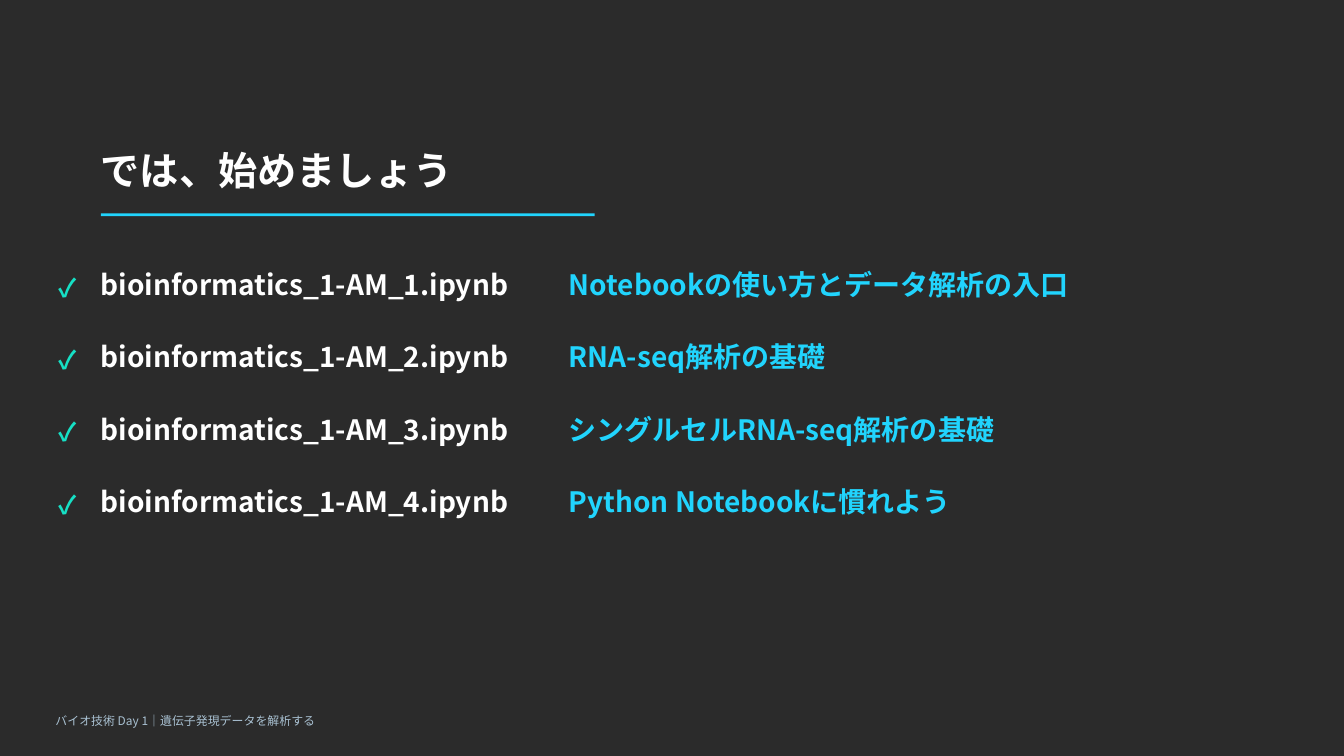
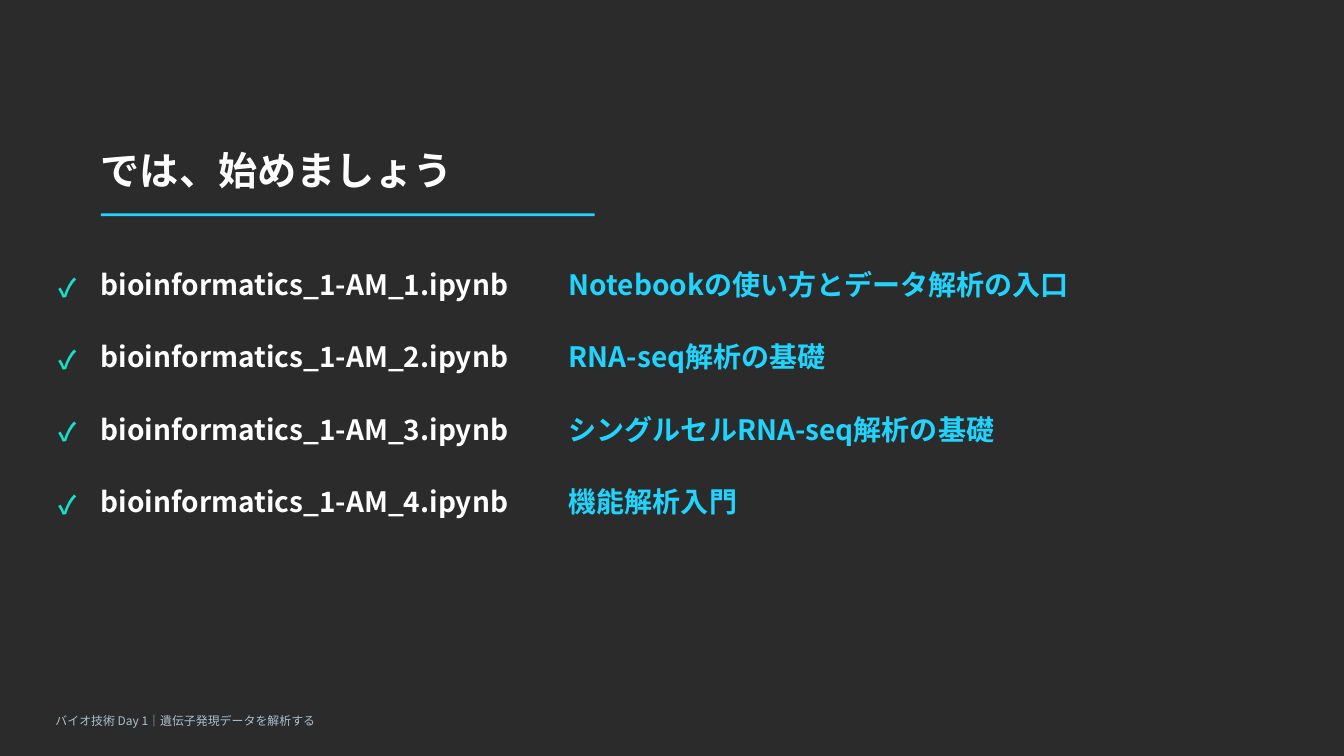
Before and after one commit to iwata97/bioinfo_2026, a slide deck: slide 14 of bioinformatics_day1_AM.pptx. Drawn at 1344x756 pixels with LibreOffice and Linux fonts; fonts in the diff are those of the drawing; background and template pictures are left out; a plain dark background stands for a picture behind light text. Boxes give left, top, right and bottom in pixels: in the first picture for what was removed or moved away, otherwise in the second. Text is boxed around its words. In the diff, an @@ line names an element or a change of style, - is before the commit and + after.

```diff
--- a/bioinformatics_day1_AM.pptx
+++ b/bioinformatics_day1_AM.pptx
@@ text at bbox=[569, 488, 737, 515]: text changed @@
-Python Notebookに慣れよう
+機能解析入門
```
Also in this commit, not shown: 2 other files.
